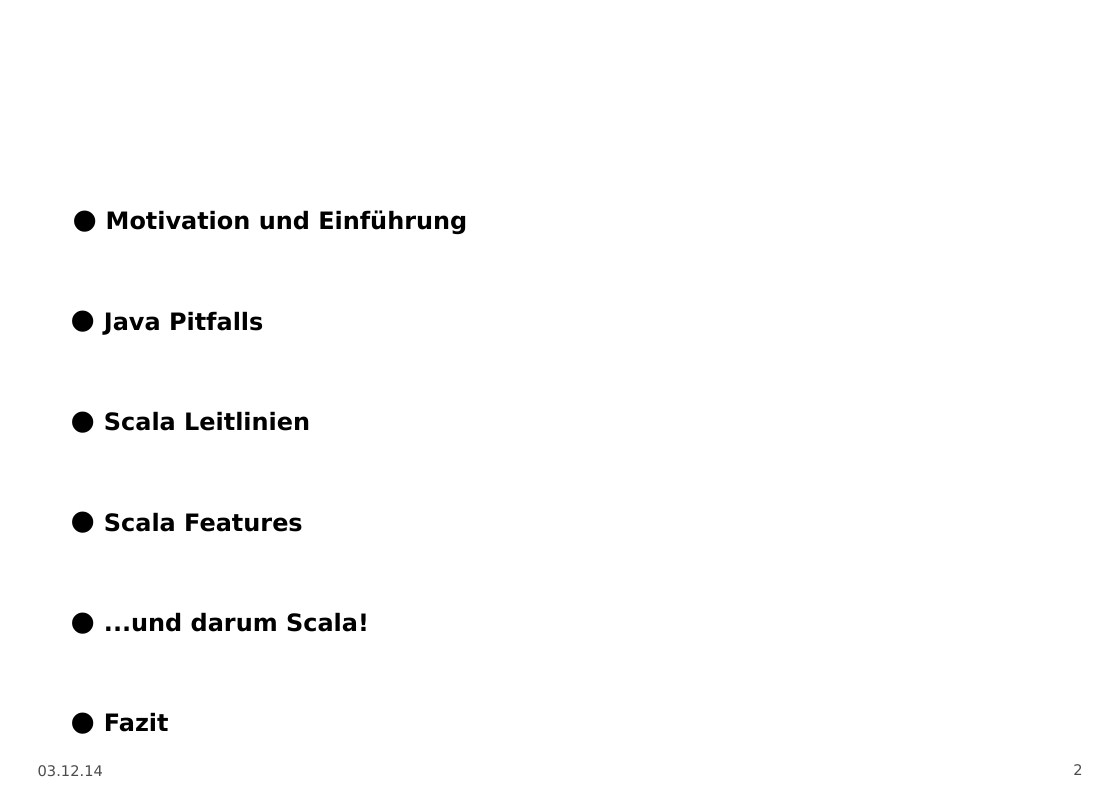
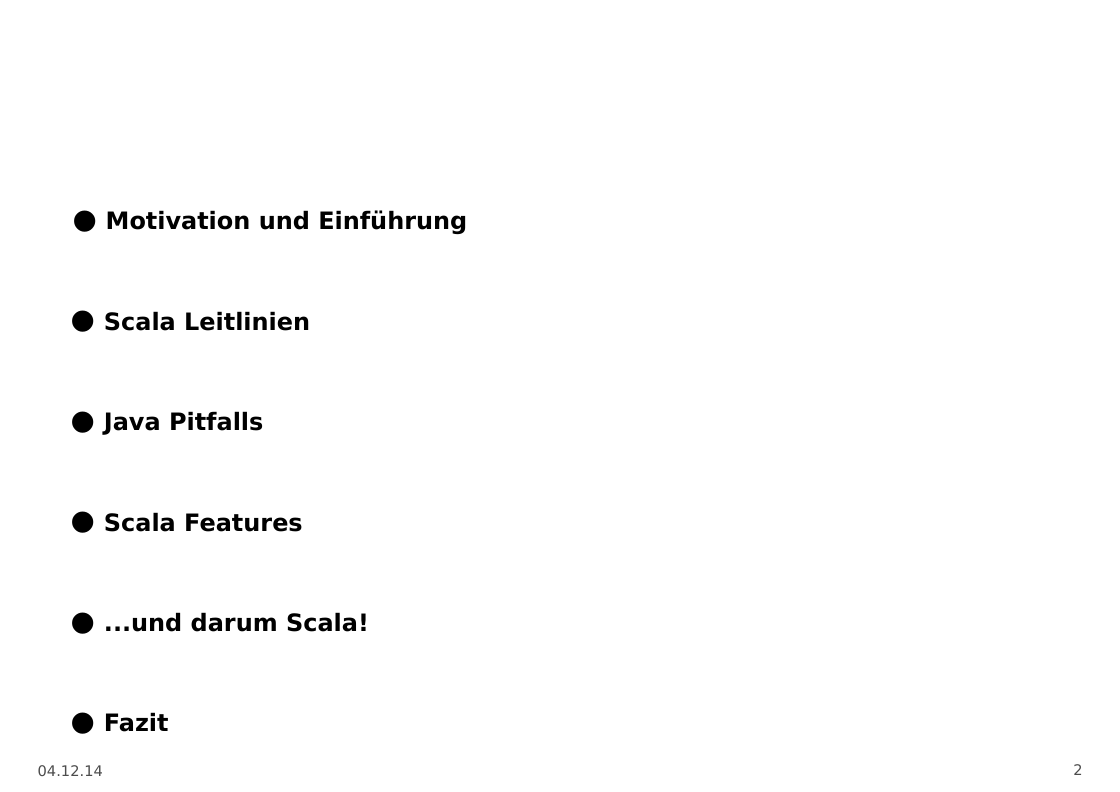
Before and after one commit to DarkToast/scala-techtalk, a slide deck: slide 2 of Scala.odp. Drawn at 1120x792 pixels with LibreOffice and Linux fonts; fonts in the diff are those of the drawing; background and template pictures are left out. Boxes give left, top, right and bottom in pixels: in the first picture for what was removed or moved away, otherwise in the second. Text is boxed around its words. In the diff, an @@ line names an element or a change of style, - is before the commit and + after.

```diff
--- a/Scala.odp
+++ b/Scala.odp
@@ text at bbox=[104, 311, 310, 331]: paragraph added @@
+• Scala Leitlinien
@@ text at bbox=[104, 411, 310, 431]: paragraph removed @@
-• Scala Leitlinien
@@ text at bbox=[38, 765, 103, 776]: text changed @@
-03.12.14
+04.12.14
```
Also in this commit, not shown: 5 other slides changed, 2 slides added, 7 slides removed.
